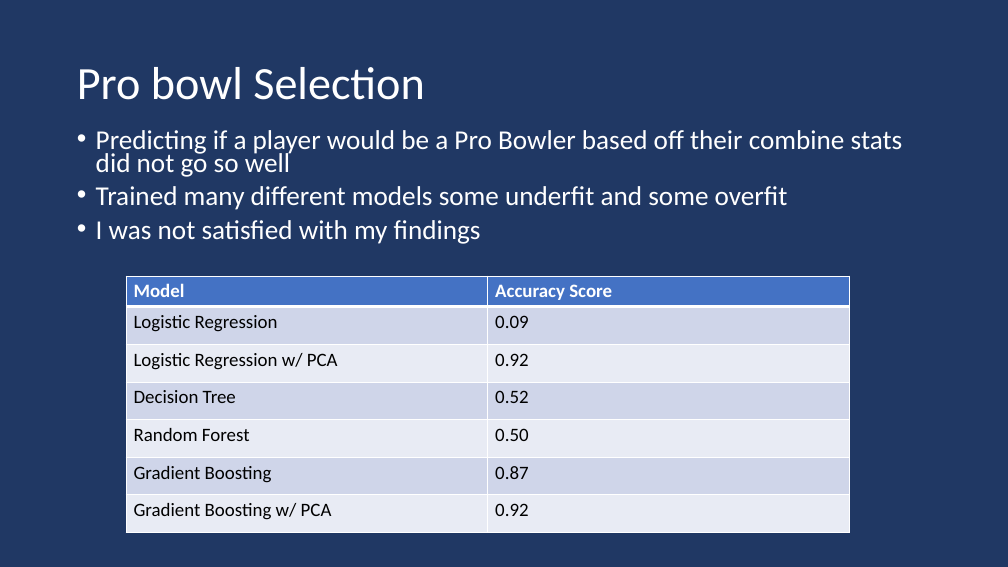
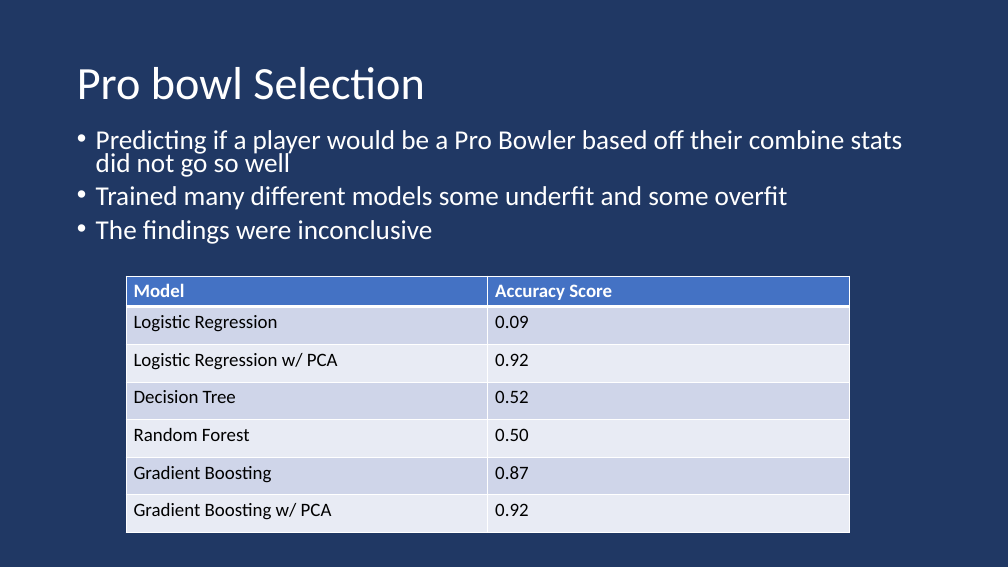
Before and after one commit to jkurt13/CapstoneTwo, a slide deck: slide 7 of Reports/Final_Report_Presentation.pptx. Drawn at 1008x567 pixels with LibreOffice and Linux fonts; fonts in the diff are those of the drawing. Boxes give left, top, right and bottom in pixels: in the first picture for what was removed or moved away, otherwise in the second. Text is boxed around its words. In the diff, an @@ line names an element or a change of style, - is before the commit and + after.

```diff
--- a/Reports/Final_Report_Presentation.pptx
+++ b/Reports/Final_Report_Presentation.pptx
@@ text at <box>96,220,433,244</box>: text changed @@
-• I was not satisfied with my findings
+• The findings were inconclusive
```
